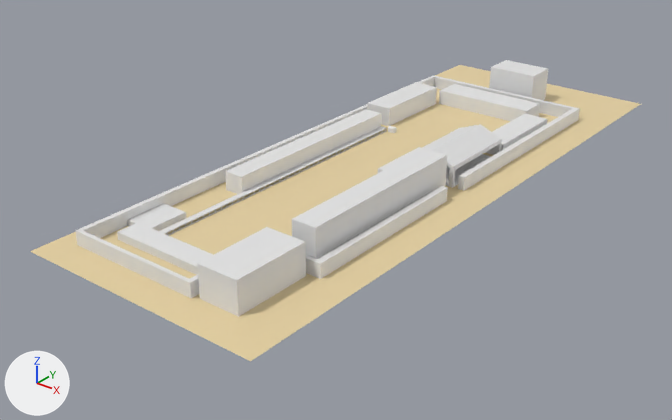
One commit to the Blender file msu_tri.blend: the scene before it, then after it.
Before and after are seen from a 50 mm lens placed at (3283.0, -4260.0, 2230.0), pointed at (85.0, -263.0, -248.0). Arrows for +X, +Y and +Z are at lower left; the lights stay in place.
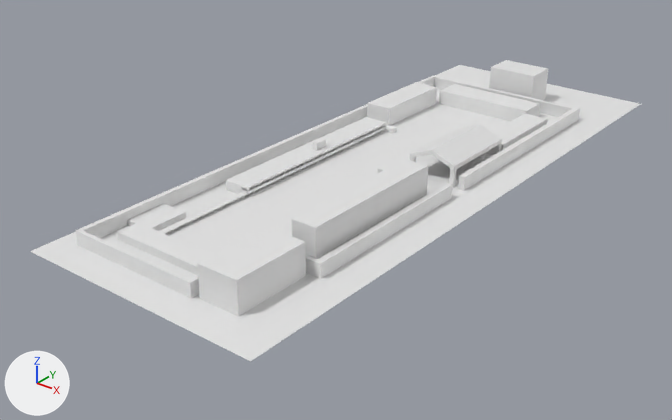
The newer file is also rescaled (x0.128), turned or shifted as a whole; pictures and numbers use the older file's frame.

Location of each change, [x1, y1, x2, y2] in pixels of the pictures (672 x 420 px):
```json
{"part": 1, "of": "me_plane", "change": "built on", "before": [159, 109, 501, 233], "after": [159, 117, 501, 233]}
{"part": 2, "of": "me_plane", "change": "recoloured", "before": [30, 65, 640, 361], "after": [30, 65, 640, 361], "on screen": "beige to white"}
```

Edits to the scene script, one JSON object a line:
```json
{"block": "me_plane", "where": "# used by ob_plane; location = (89.0, -164.0, 12.0); scale = (7.79, 7.79, 7.79)"}
{"op": "remove", "block": "me_plane", "code": "me_plane.from_pydata(...)  # 1526 vertices, 3153 faces; spans x -79.0..118.0, y -233.0..292.0, z -8.0..26.0"}
{"op": "remove", "block": "me_plane", "code": "me_plane.materials.append(mat_material)  # white #e7e7e7"}
{"op": "add", "block": "me_plane", "code": "me_plane.from_pydata(...)  # 1981 vertices, 4190 faces; spans x -79.0..118.0, y -233.0..292.0, z -4.0..26.0"}
{"block": "me_plane", "change": "me_plane part 1: 22 vertices moved from x -47.0..91.0, y -85.0..103.0, z -8.0..21.0 to x -47.0..91.0, y -85.0..91.0, z -4.0..21.0; 90 vertices removed from x -36.0..91.0, y -169.0..103.0, z -8.0..26.0; 545 vertices added at x -36.0..91.0, y -169.0..94.0, z -4.0..21.0"}
{"block": "me_plane", "change": "me_plane part 2: 839 faces spanning x -79.0..118.0, y -233.0..292.0, z -4.0 switch from mat_material_001 (beige #e7d2a3) to no material"}
```
